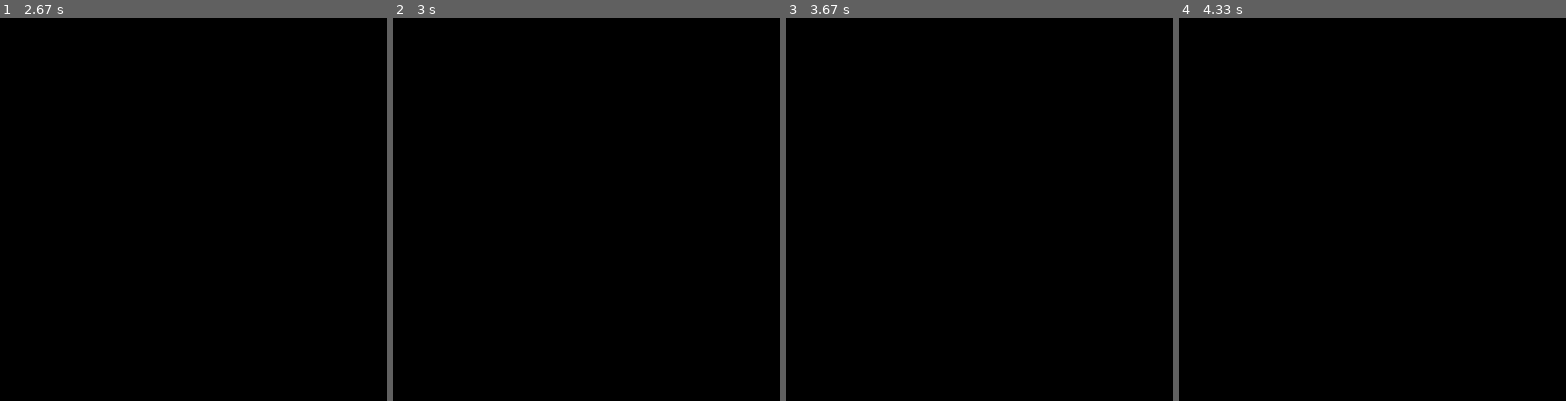
Above: before the commit, frames 1-4 (left to right).
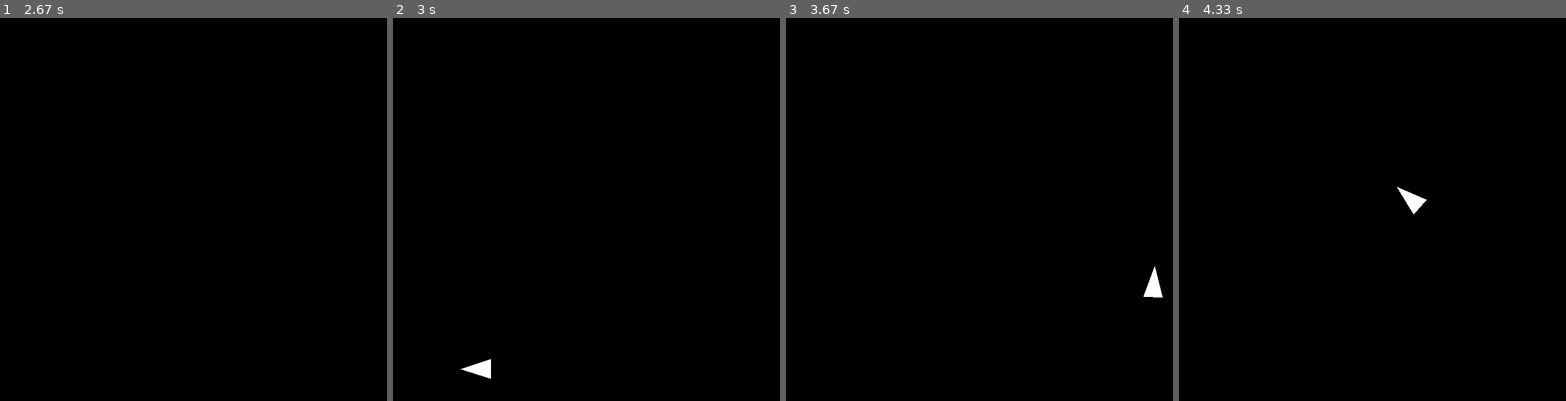
Above: after the commit, the same moments.

Repository: paulmouzas/pygame-playground
Game: pygame game, started from spaceship.py
Same seed, same stepped clock (60 frames per second), same inputs: the game is played once before the commit and once after it. The source is Python 2; it was converted automatically to run under Python 3.
Inputs:
- Up to frame 1 (2.67 s): hold Right 0.33-0.8 s; hold Up 0.83-1.13 s; hold Right 1.17-1.63 s; hold Left 1.67-2.2 s; hold Left 2.23-2.63 s
- Up to frame 2 (3 s): hold Up from 2.67 s (still down)
- Up to frame 3 (3.67 s): release Up at 3.03 s; hold Right from 3.07 s (still down)
- Up to frame 4 (4.33 s): release Right at 3.7 s; hold Left 3.73-4.2 s; hold Right from 4.23 s (still down)

Frame 1 is identical in both runs. In frame 2, 0.2% of the frame differs, in the area x 17-26%, y 89-95%; in frame 3, 0.2%; in frame 4, 0.2%, in the area x 56-65%, y 44-52%.

Commit message:
wrap space

Diff:
--- a/spaceship.py
+++ b/spaceship.py
@@ -72,6 +72,9 @@
     x += math.cos(trajectory_angle) * speed
     y -= math.sin(trajectory_angle) * speed
 
+    x %= 760
+    y %= 760
+
     draw_spaceship(x, y, angle)
 
     pygame.display.flip()
